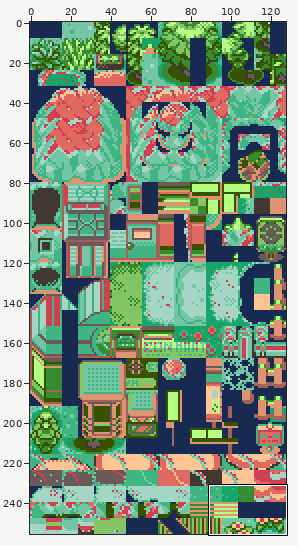
One commit to this sprite sheet: data/tilesets/primary/general_hub/tiles.png. Above: a wide view before the commit, with the close-up outlined.
Close-up. The starting point:
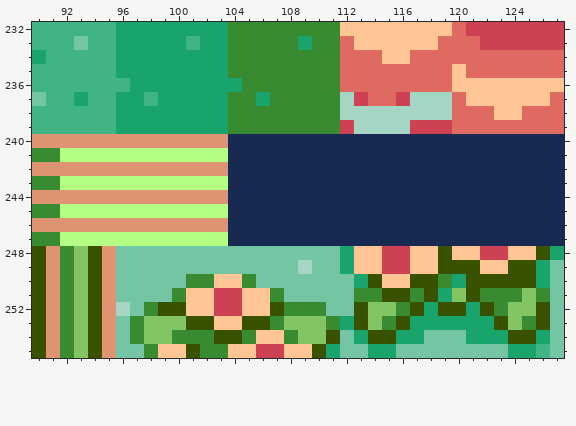
The file is 128x256 pixels. Shown: x 90..127, y 232..255. The commit also changed other parts of the picture, which this record leaves out.
The same view after the edit:
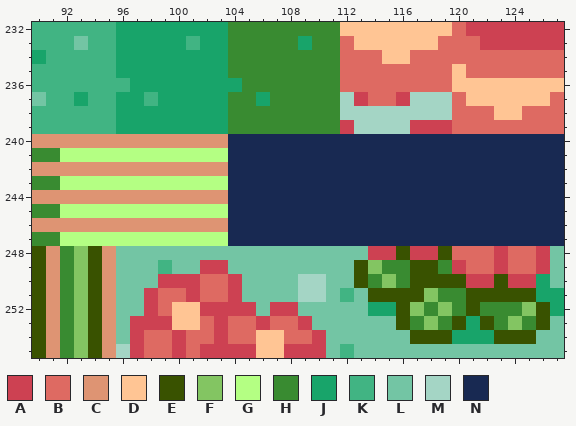
Palette (. is transparent): A #cd4152  B #de6a62  C #de9473  D #ffc594  E #395200  F #83c562  G #b4ff83  H #398b31  J #18a46a  K #41b483  L #73c5a4  M #a4d5c5  N #182952
Diff:
y 248: x 112..114 JDD -> LLA; x 116..118 ADD -> EAA; x 120..122 DDA -> BBB; x 124..127 DDEJ -> BBAL
y 249: x 99 L -> K; x 102..103 LL -> AA; x 109 M -> L; x 112..126 JDDAADDEEEDDEEJ -> LEFHHEEHABBABBA
y 250: x 99..105 LLHHDDH -> AAABBAL; x 109..110 LL -> MM; x 113..116 JEDD -> EHFH; x 119..122 HJEE -> EEAA; x 124..125 EE -> AA
y 251: x 98..103 LLHDDA -> ABBABB; x 105..107 DDH -> LLL; x 109..110 LL -> MM; x 112..114 LHH -> KLE; x 117..120 HEJF -> EFHH; x 122..127 HHHFHL -> EEEEJJ
y 252: x 96 M -> L; x 98..100 HEE -> ABD; x 102 D -> A; x 105..110 DDEHHH -> ALAALL; x 113..122 EFFHEJEEJE -> LJJEFHFHEH; x 124 F -> H; x 127 L -> J
y 253: x 97..115 HFFFEEDDEEHFFFHJEFH -> AAADDBABBABBALLLLLL; x 117..120 JJJJ -> HFHE; x 122..123 JE -> EH
y 254: x 97..105 HFFHHHEEH -> ABBABBABB; x 108..111 HFFE -> BBAL; x 113..120 JEEJJLLL -> LLLLEEEJ; x 123 J -> E; x 126 J -> L
y 255: x 96..112 LLHDDEHHDDAADDEJL -> MABBABAAAADDAAALK; x 114..115 JJ -> LL; x 124..126 JJK -> LLL
Where, in picture pixels (left, top, right, bottom), the same in both close-ups:
changed: (116, 246, 564, 358)
